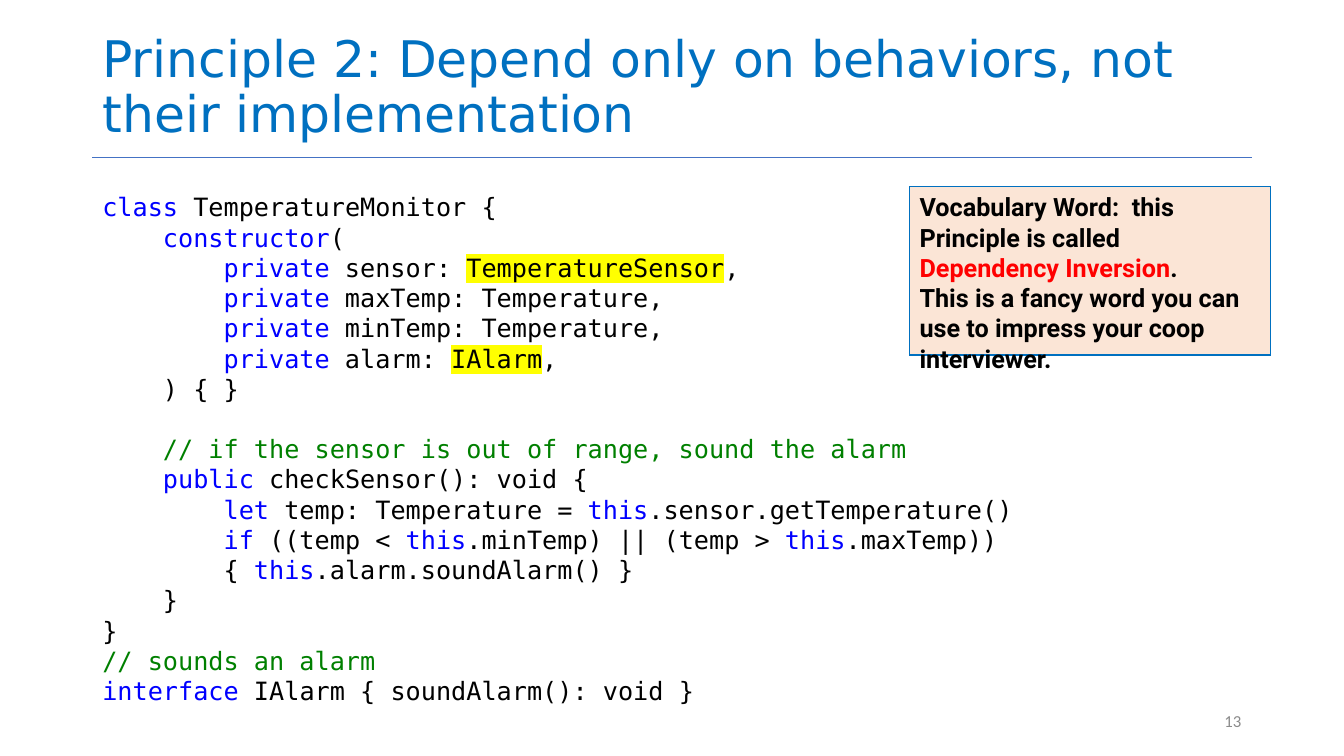
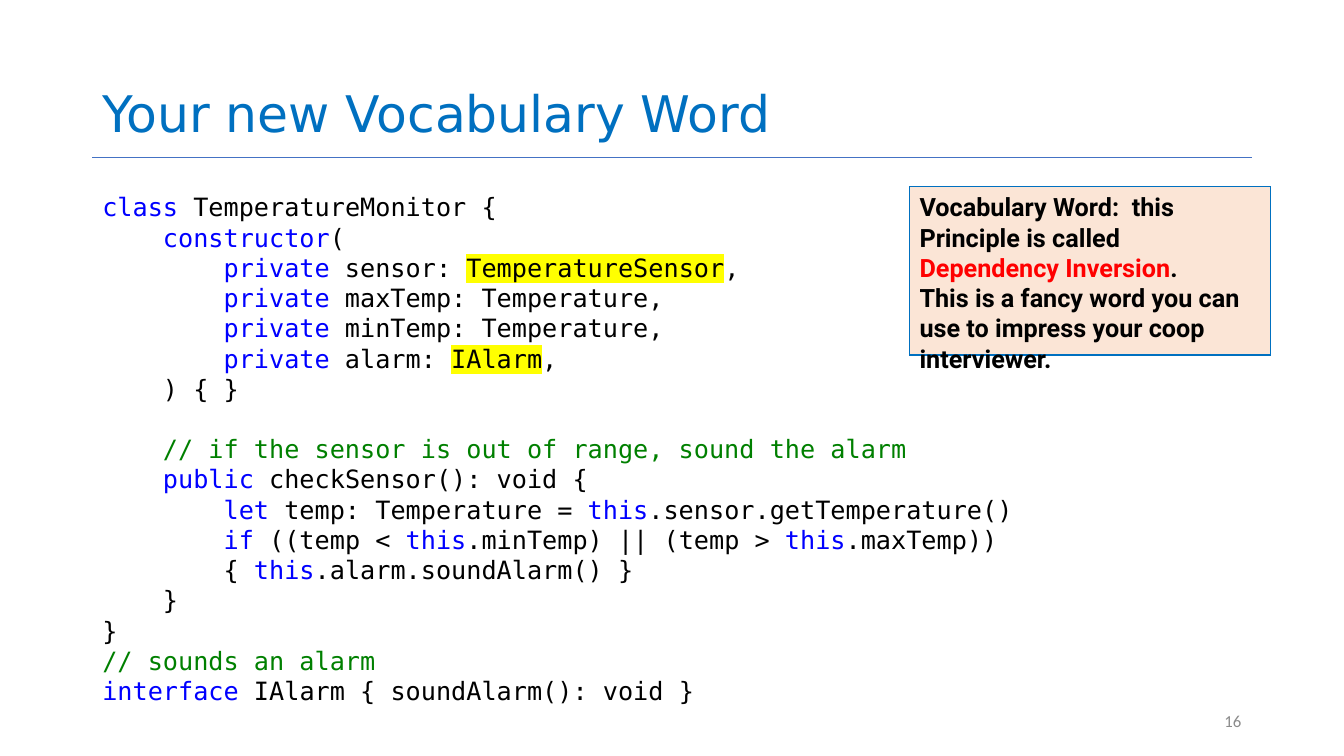
Before and after one commit to neu-se/CS4530-CS5500-Spring-2021, a slide deck: slide 16 of Slides/Lesson 1.3 Object-Oriented Principles.pptx (slide 13 before the commit). Drawn at 1344x756 pixels with LibreOffice and Linux fonts; fonts in the diff are those of the drawing. Boxes give left, top, right and bottom in pixels: in the first picture for what was removed or moved away, otherwise in the second. Text is boxed around its words. In the diff, an @@ line names an element or a change of style, - is before the commit and + after.

```diff
--- a/Slides/Lesson 1.3 Object-Oriented Principles.pptx
+++ b/Slides/Lesson 1.3 Object-Oriented Principles.pptx
@@ title at <box>102,93,770,143</box>: text changed @@
-Principle 2: Depend only on behaviors, not their implementation
+Your new Vocabulary Word
@@ page number at <box>1224,716,1241,727</box>: text changed @@
-13
+16
```
Also in this commit, not shown: 16 other slides changed, 3 slides added, 3 other files.
